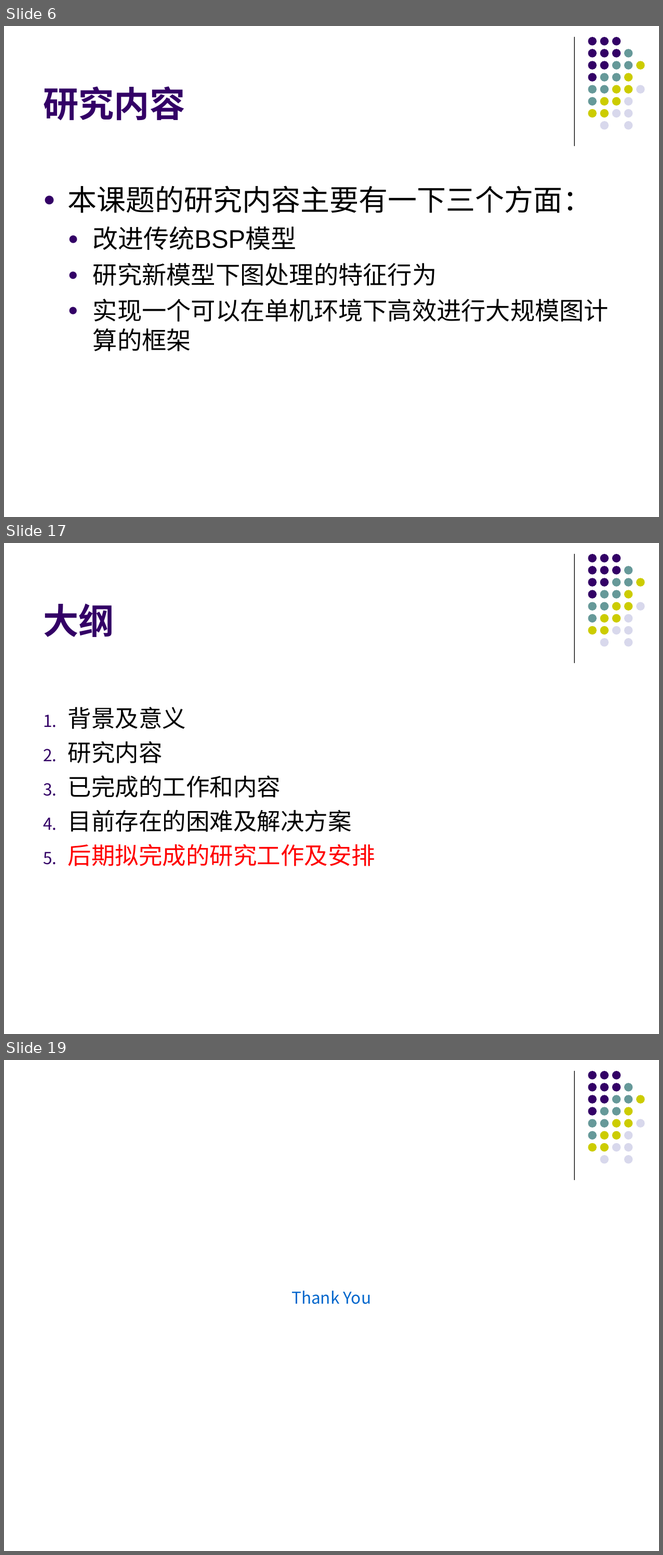
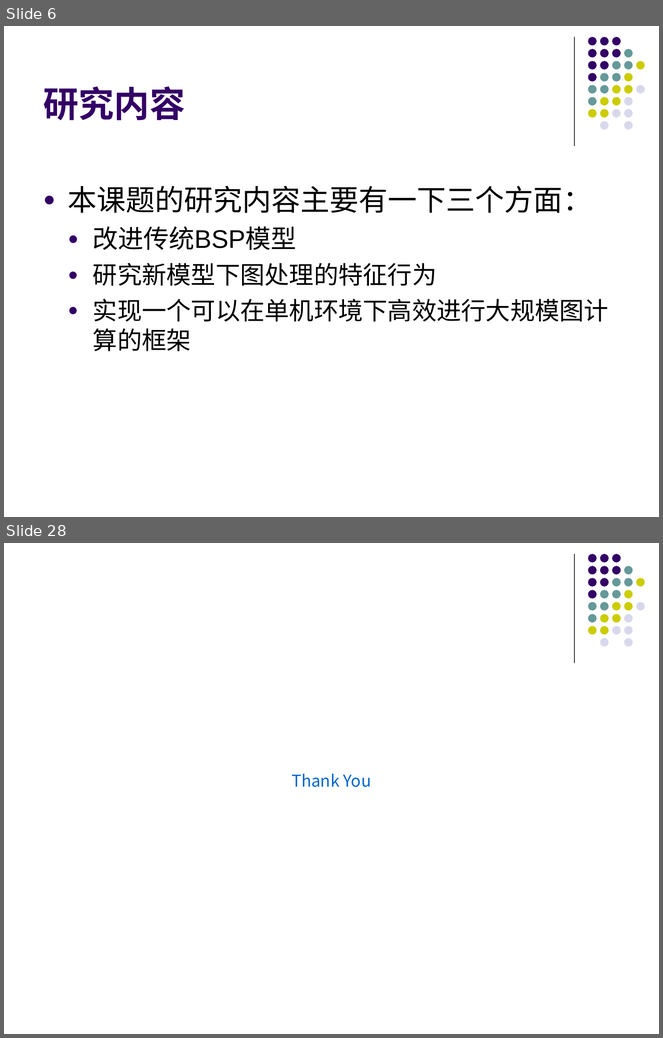
Before and after one commit to gitDangerSnake/dalunwen, a slide deck: graph.ppt. Shown one above the other, each under a label of ours: slides 6, 17 and 19 before the commit, slides 6 and 28 after it; the slides between them are not shown. The pictures are 663x1555 and 663x1038 pixels, drawn with LibreOffice and Linux fonts; fonts in the diff are those of the drawing. Boxes give left, top, right and bottom in pixels: in the first picture for what was removed or moved away, otherwise in the second. Text is boxed around its words. In the diff, an @@ line names an element or a change of style, - is before the commit and + after.

```diff
--- a/graph.ppt
+++ b/graph.ppt
@@ slide 17 removed at <box>4,543,659,1034</box>, background #FFFFFF; not listed: 32 template elements that a slide beside it also shows @@
@@ title removed at <box>43,603,114,637</box> @@
-大纲
@@ text removed at <box>68,707,376,866</box> @@
-1. 背景及意义
-2. 研究内容
-3. 已完成的工作和内容
-4. 目前存在的困难及解决方案
-5. 后期拟完成的研究工作及安排
@@ what was slide 19 is now slide 28 @@
```
Also in this commit, not shown: 5 slides changed, 18 slides added, 8 other slides removed, 10 other files.
